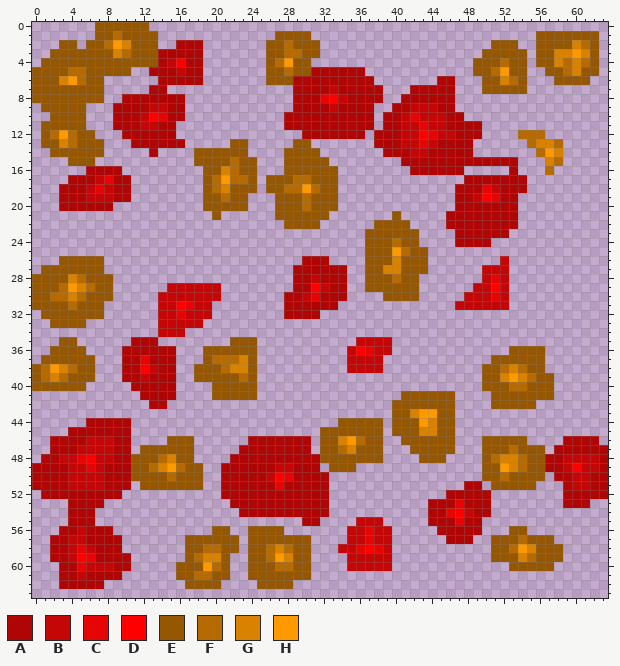
Two versions of one pixel-art sprite, FungusToast.Unity/Assets/Sprites/Tiles/Mold/orange_red_mold_64x64.png. The picture above was drawn from the file before the commit.
The file is 64x64 pixels. Colours within 5 levels of each other are drawn and written as one.
Palette (. is transparent): A #b00505  B #c40606  C #e60505  D #ff0000  E #965703  F #b56a02  G #d98200  H #ff9900
Now the later version:
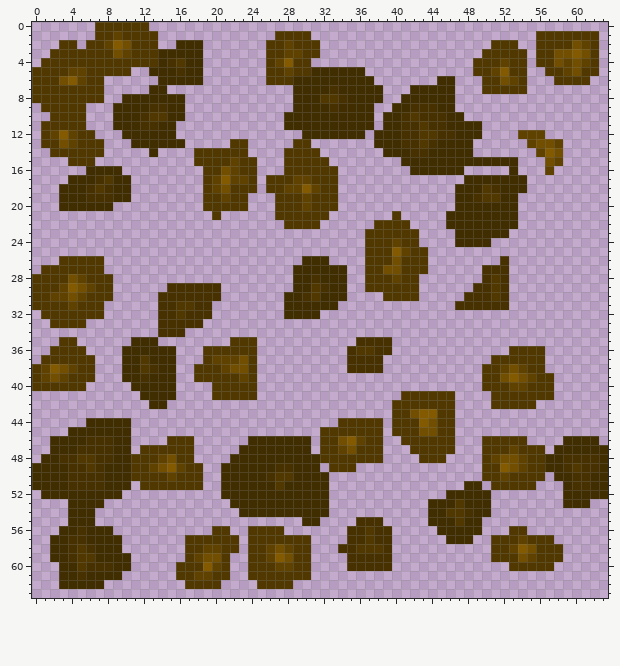
Diff:
colour A: #b00505 -> #402d00
colour B: #c40606 -> #473100
colour E: #965703 -> #513800
colour F: #b56a02 -> #604200
colour G: #d98200 -> #714e00
colour H: #ff9900 -> #835a00
y 4: x 16 D -> E
y 8: x 32..33 CD -> EE
y 10: x 13..14 DC -> EE; x 42 C -> E
y 11: x 43 C -> E
y 12: x 43..44 DC -> EE
y 13: x 43 C -> E
y 17: x 8 C -> E
y 18: x 7 C -> E; x 50 C -> E
y 19: x 50..51 DC -> EE
y 28: x 51 C -> E
y 29: x 31 D -> E; x 51 D -> E
y 30: x 31 C -> E; x 51 C -> E
y 31: x 16..17 DC -> EE
y 32: x 16 C -> E
y 36: x 36..37 DC -> EE
y 37: x 12 C -> E
y 38: x 12 D -> E
y 48: x 5..6 CD -> EE
y 49: x 6 C -> E; x 60 D -> E
y 50: x 27..28 DC -> EE
y 51: x 27 C -> E
y 53: x 47 C -> E
y 54: x 46..47 CD -> EE
y 55: x 47 C -> E
y 56..57: x 37 C -> E
y 58: x 5 C -> E; x 36..38 CDC -> EEE
y 59: x 5..6 DC -> EE
y 60: x 5 C -> E
Pixel boxes of the changes (left, top, right, bottom) in both pictures:
changed: (32, 22, 608, 589)
